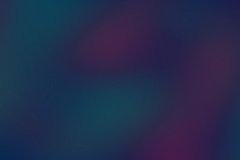
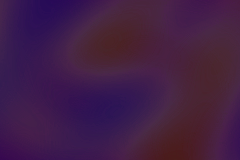
Layers edited between the first and the second 240 × 160 image:
pixels changed over box(0, 0, 240, 160) (layer not identified)
